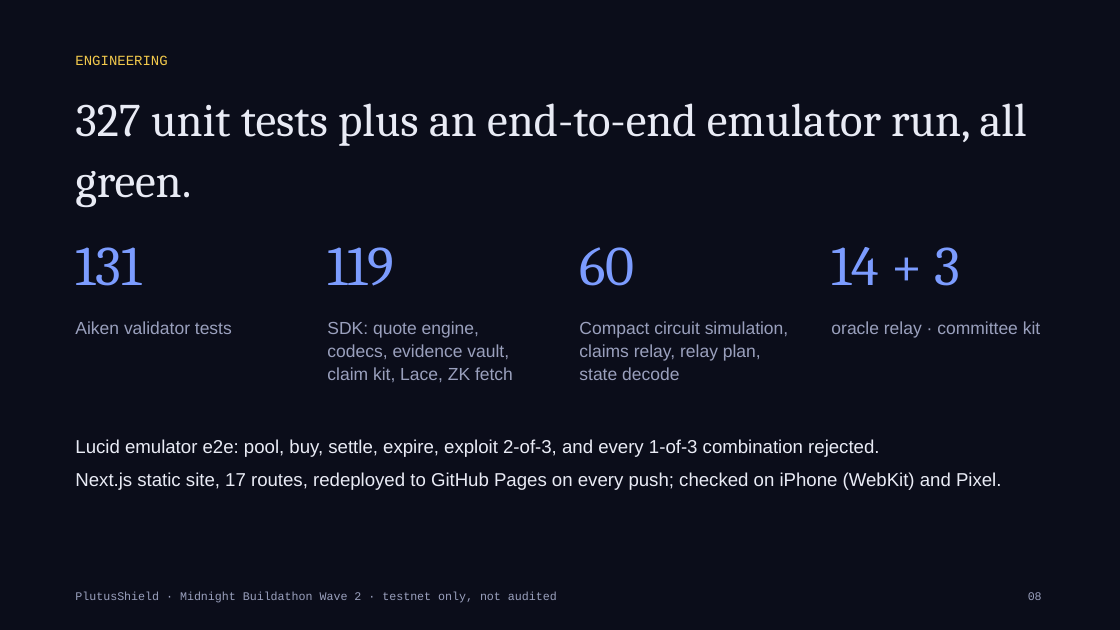
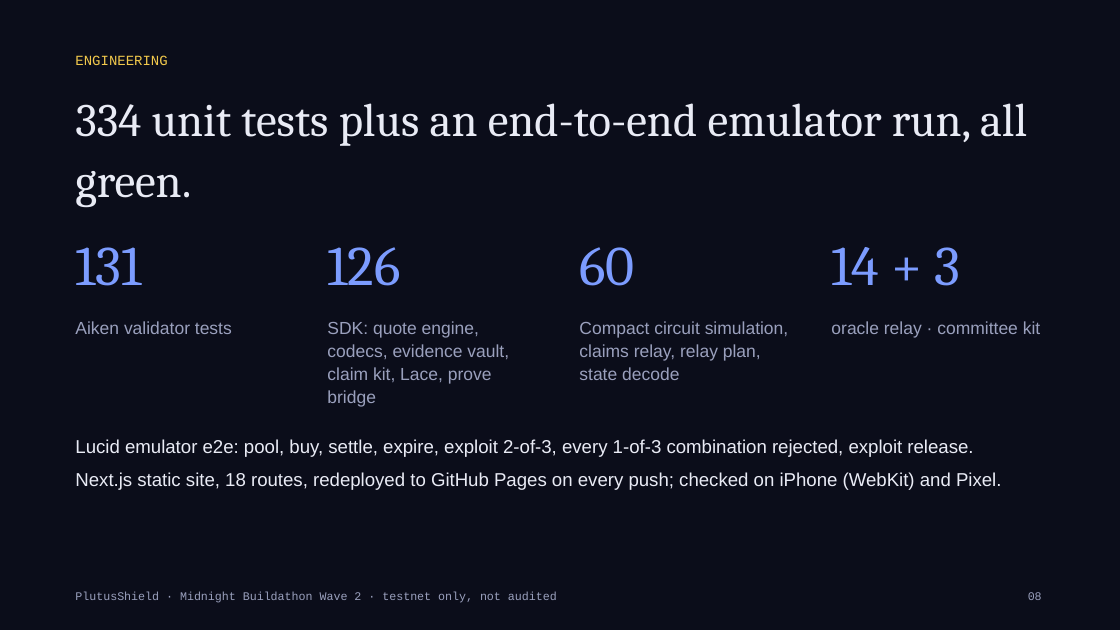
Before and after one commit to Kshot3000/PlutusShield, a slide deck: slide 8 of docs/buildathon/PlutusShield-Wave2-deck.pptx. Drawn at 1120x630 pixels with LibreOffice and Linux fonts; fonts in the diff are those of the drawing. Boxes give left, top, right and bottom in pixels: in the first picture for what was removed or moved away, otherwise in the second. Text is boxed around its words. In the diff, an @@ line names an element or a change of style, - is before the commit and + after.

Commit message:
Demo + Wave 2 kit: sync to shipped File with Lace / prove bridge reality
- /demo honesty lines no longer call browser proving/filing 'next': File with
  Lace (holder prove bridge + Lace balance/submit) exists and proves
  proveCover/fileClaim locally against Preprod v2; claim kit stays the
  production filer until the first finalized submit
- New demo receipts: browser exploit Buy 3c1fc629… (policy 9bdef8cb…),
  holder-filed fileClaim 00989a6a… + seat-3 voteClaim beb6d9f5…, and its
  2-of-3 Settle dbf0ba7a… (25 tADA, v2 decision); latest oracle publish
  6d0ae558… (99.97%)
- /demo 'What's next' leads with the first finalized File with Lace submit
- VIDEO_SCRIPT: new links, optional exploit-cover buy beat, holder-filed
  claim + second payout lines
- Deck rebuilt (build_deck.py → pptx + pdf): drops the stale 'Compact prove
  still needs midnight-js injection' bullet, 334 tests (SDK 126), 18 routes,
  52 oracle publishes, holder-filed claim + browser exploit Buy proof rows
- README prove-bridge item records the first drill run (preflight proved,
  stopped at tDUST 0 while the drill wallet's dust sync lagged)

All explorer links checked Oct 12 CT (Koios for Preview, preprod.midnightexplorer.com
for Preprod). pnpm test green; build:pages green.

```diff
--- a/docs/buildathon/PlutusShield-Wave2-deck.pptx
+++ b/docs/buildathon/PlutusShield-Wave2-deck.pptx
@@ text at bbox=[75, 103, 1027, 146]: text changed @@
-327 unit tests plus an end-to-end emulator run, all green.
+334 unit tests plus an end-to-end emulator run, all green.
@@ text at bbox=[327, 247, 400, 286]: text changed @@
-119
+126
@@ text at bbox=[327, 321, 509, 407]: text changed @@
-SDK: quote engine, codecs, evidence vault, claim kit, Lace, ZK fetch
+SDK: quote engine, codecs, evidence vault, claim kit, Lace, prove bridge
@@ text at bbox=[75, 439, 1001, 490]: text changed @@
-Lucid emulator e2e: pool, buy, settle, expire, exploit 2-of-3, and every 1-of-3 combination rejected.
-Next.js static site, 17 routes, redeployed to GitHub Pages on every push; checked on iPhone (WebKit) and Pixel.
+Lucid emulator e2e: pool, buy, settle, expire, exploit 2-of-3, every 1-of-3 combination rejected, exploit release.
+Next.js static site, 18 routes, redeployed to GitHub Pages on every push; checked on iPhone (WebKit) and Pixel.
```
Also in this commit, not shown: 3 other slides changed, 6 other files.
